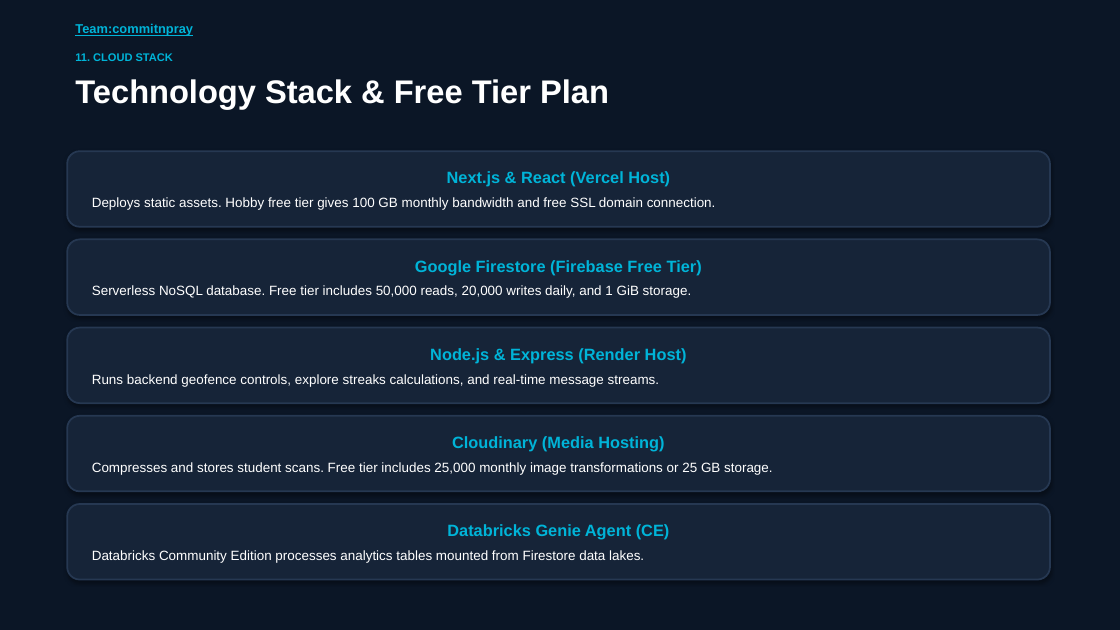
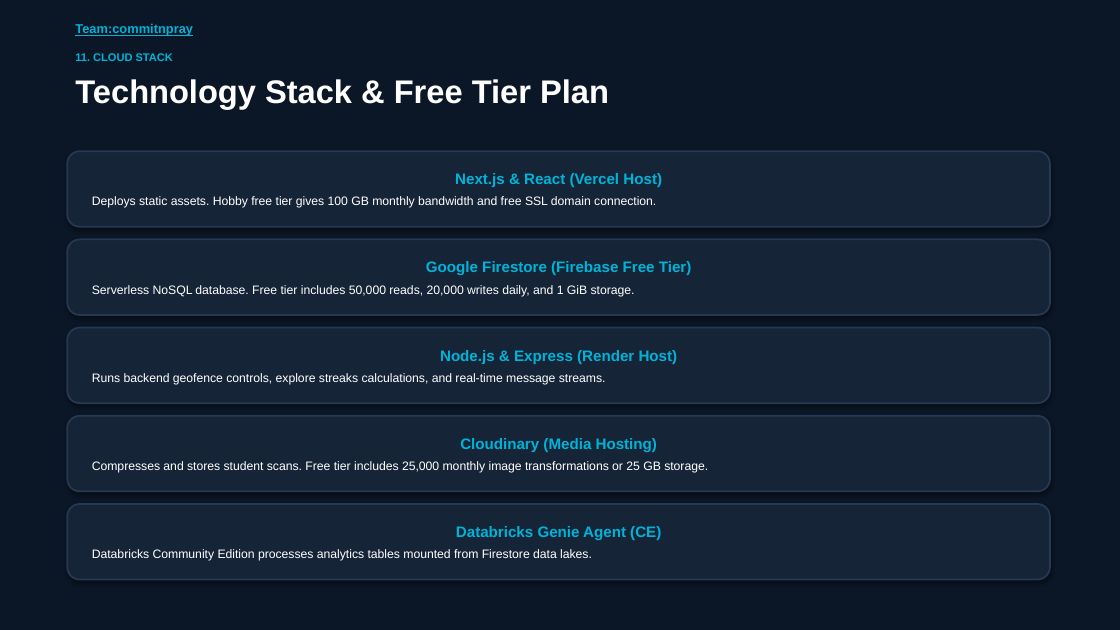
Before and after one commit to Kritika-Panwar-151/campus-social-platform, a slide deck: slide 12 of BMSCE_Campus_Social_Platform_DarkBlue.pptx. Drawn at 1120x630 pixels with LibreOffice and Linux fonts; fonts in the diff are those of the drawing. Boxes give left, top, right and bottom in pixels: in the first picture for what was removed or moved away, otherwise in the second. Text is boxed around its words. In the diff, an @@ line names an element or a change of style, - is before the commit and + after.

```diff
--- a/BMSCE_Campus_Social_Platform_DarkBlue.pptx
+++ b/BMSCE_Campus_Social_Platform_DarkBlue.pptx
@@ rounded rectangle "Next.js & React (Vercel Host)" at [67, 151, 1050, 227]: size 14 to 13 pt in "Next.js & React (Vercel Host)"; size 11.5 to 10.5 pt in "Deploys static assets. Hobby free tier gives ..."; less space between paragraphs @@
@@ rounded rectangle "Google Firestore (Firebase Free Tier)" at [67, 239, 1050, 315]: size 14 to 13 pt in "Google Firestore (Firebase Free Tier)"; size 11.5 to 10.5 pt in "Serverless NoSQL database. Free tier includes 50,000 ..."; less space between paragraphs @@
@@ rounded rectangle "Node.js & Express (Render Host)" at [67, 328, 1050, 403]: size 14 to 13 pt in "Node.js & Express (Render Host)"; size 11.5 to 10.5 pt in "Runs backend geofence controls, explore streaks calculations ..."; less space between paragraphs @@
@@ rounded rectangle "Cloudinary (Media Hosting)" at [67, 416, 1050, 492]: size 14 to 13 pt in "Cloudinary (Media Hosting)"; size 11.5 to 10.5 pt in "Compresses and stores student scans. Free tier ..."; less space between paragraphs @@
@@ rounded rectangle "Databricks Genie Agent (CE)" at [67, 504, 1050, 580]: size 14 to 13 pt in "Databricks Genie Agent (CE)"; size 11.5 to 10.5 pt in "Databricks Community Edition processes analytics tables moun ..."; less space between paragraphs @@
```
Also in this commit, not shown: 11 other slides changed, 1 slide added, 1 slide removed, 1 other file.
